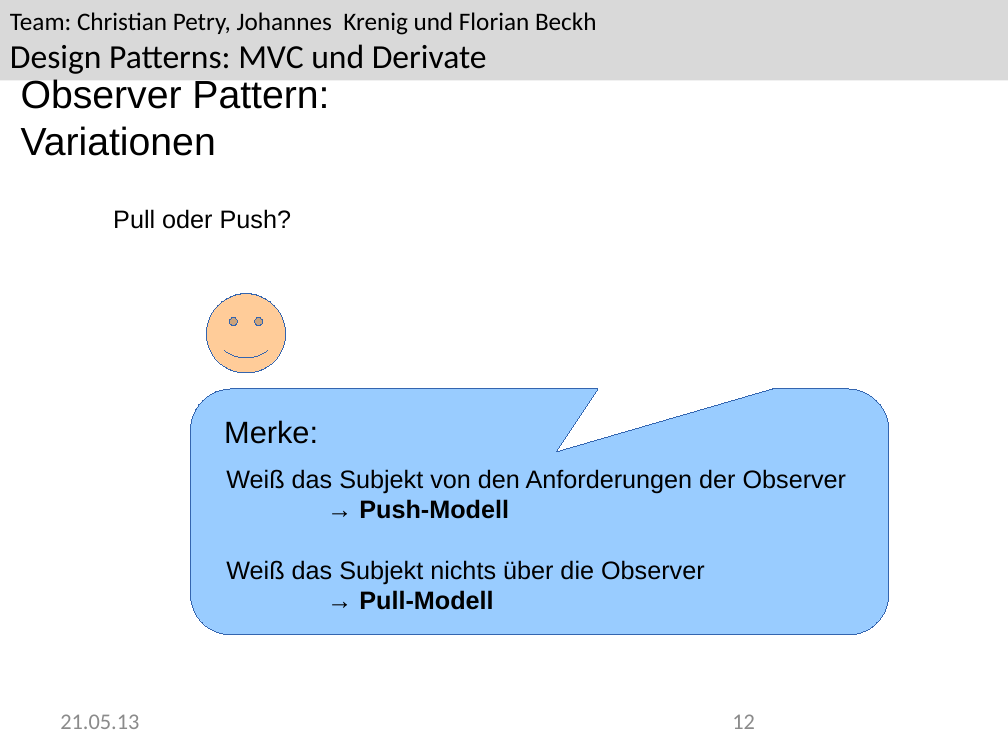
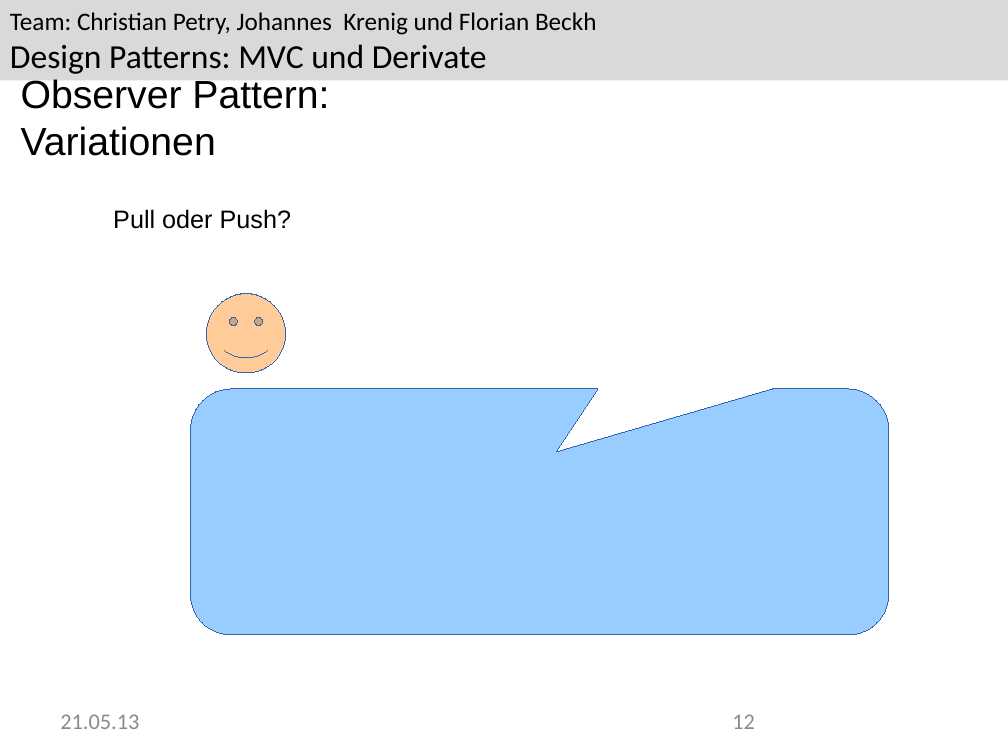
Before and after one commit to Greever/Design-Pattern-MVC, a slide deck: slide 12 of Dokumentation/Praesentation/Praesentation.pptx. Drawn at 1008x756 pixels with LibreOffice and Linux fonts; fonts in the diff are those of the drawing; background and template pictures are left out. Boxes give left, top, right and bottom in pixels: in the first picture for what was removed or moved away, otherwise in the second. Text is boxed around its words. In the diff, an @@ line names an element or a change of style, - is before the commit and + after.

```diff
--- a/Dokumentation/Praesentation/Praesentation.pptx
+++ b/Dokumentation/Praesentation/Praesentation.pptx
@@ text removed at box(224, 420, 318, 444) @@
-Merke:
@@ text removed at box(226, 469, 847, 610) @@
-Weiß das Subjekt von den Anforderungen der Observer
-→ Push-Modell
-Weiß das Subjekt nichts über die Observer
-→ Pull-Modell
```
Also in this commit, not shown: 4 other slides changed, 5 other files.
